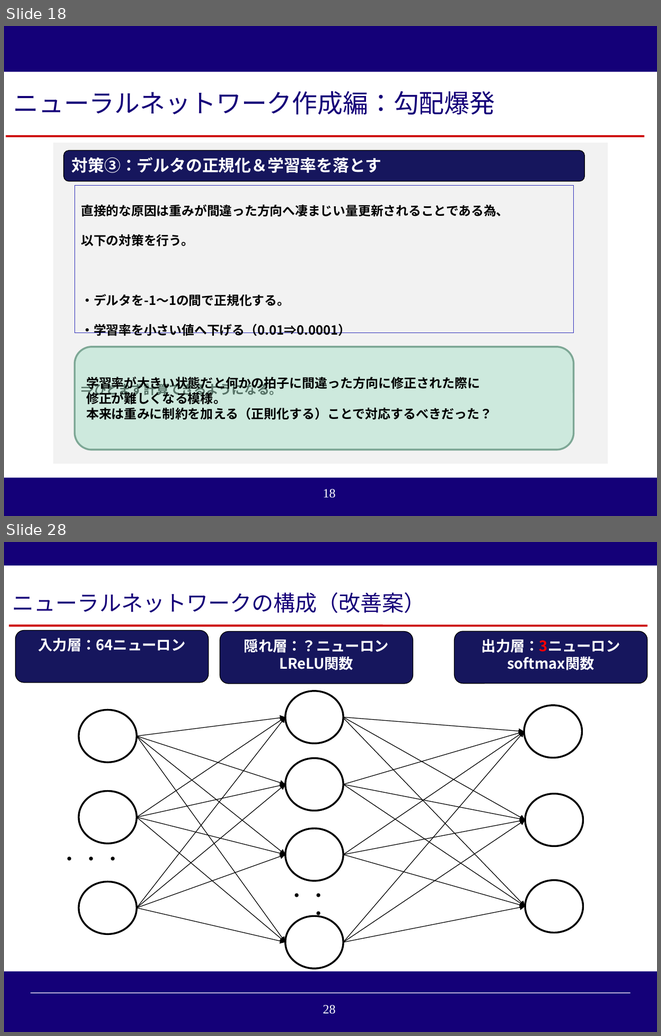
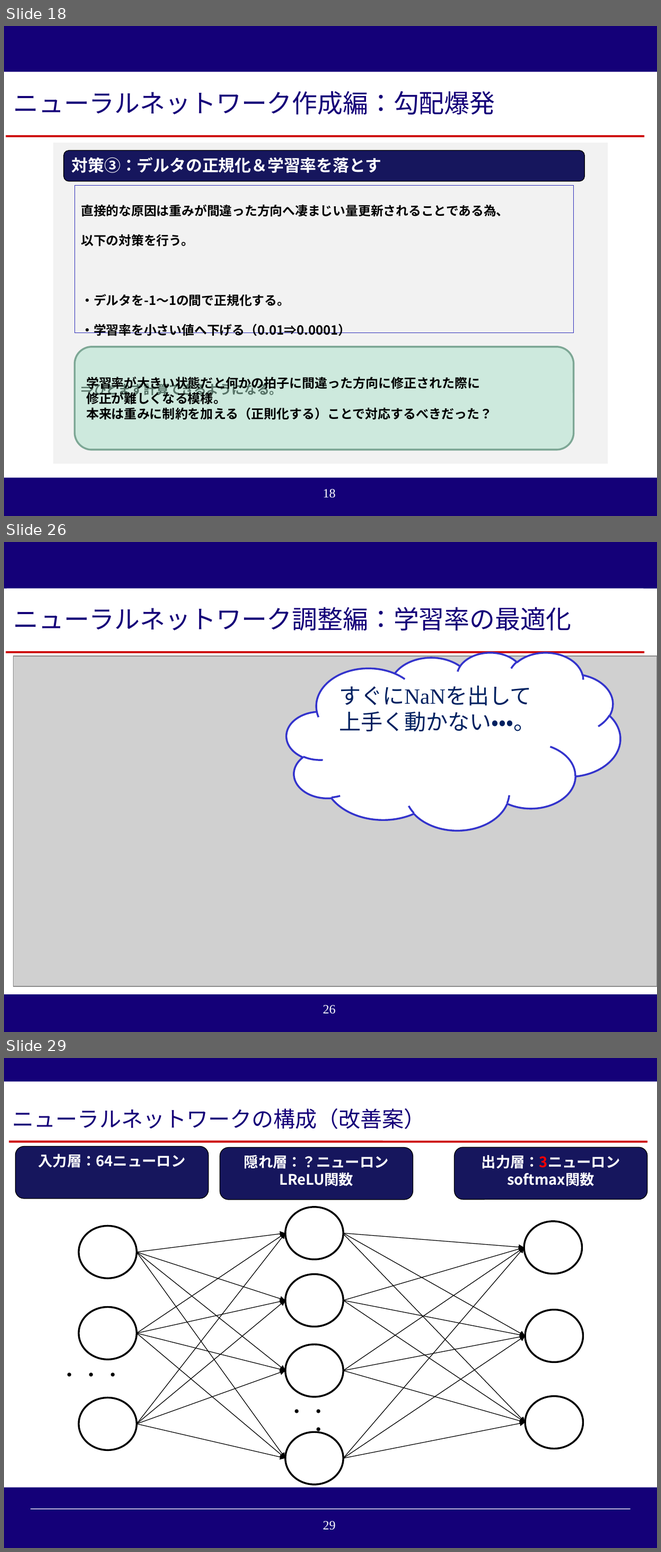
Before and after one commit to reversi-ir/ai-program, a slide deck: reversi-ai/result/オセロAI_技術アカデミー用説明資料.pptx. Shown one above the other, each under a label of ours: slides 18 and 28 before the commit, slides 18, 26 and 29 after it; the slides between them are not shown. The pictures are 661x1036 and 661x1552 pixels, drawn with LibreOffice and Linux fonts; fonts in the diff are those of the drawing; grey boxes stand for pictures; background and template pictures are left out. Boxes give left, top, right and bottom in pixels: in the first picture for what was removed or moved away, otherwise in the second. Text is boxed around its words. In the diff, an @@ line names an element or a change of style, - is before the commit and + after.

```diff
--- a/reversi-ai/result/オセロAI_技術アカデミー用説明資料.pptx
+++ b/reversi-ai/result/オセロAI_技術アカデミー用説明資料.pptx
@@ slide 26 added at (x1=4, y1=542, x2=657, y2=1032), background #140078; not listed: 1 template element that a slide beside it also shows @@
@@ rectangle added at (x1=4, y1=588, x2=657, y2=994), fill #FFFFFF @@
@@ rectangle added at (x1=7, y1=588, x2=643, y2=649), fill #FFFFFF, 28 pt, text #140078 @@
+ニューラルネットワーク調整編：学習率の最適化
@@ line added from (6, 652) to (645, 652), #CC0000 2.25 pt @@
@@ cloud added at (x1=286, y1=652, x2=620, y2=830), fill #FFFFFF, outline #3333CC 2 pt, 24 pt, text #002060 @@
+すぐにNaNを出して
+上手く動かない・・・。
@@ picture added at (x1=13, y1=655, x2=657, y2=986) @@
@@ what was slide 28 is now slide 29 @@
@@ page number at (x1=323, y1=1521, x2=336, y2=1530): text changed @@
-28
+29
```
Also in this commit, not shown: 2 slides changed, 1 other slide added, 1 slide removed, 9 other files.
